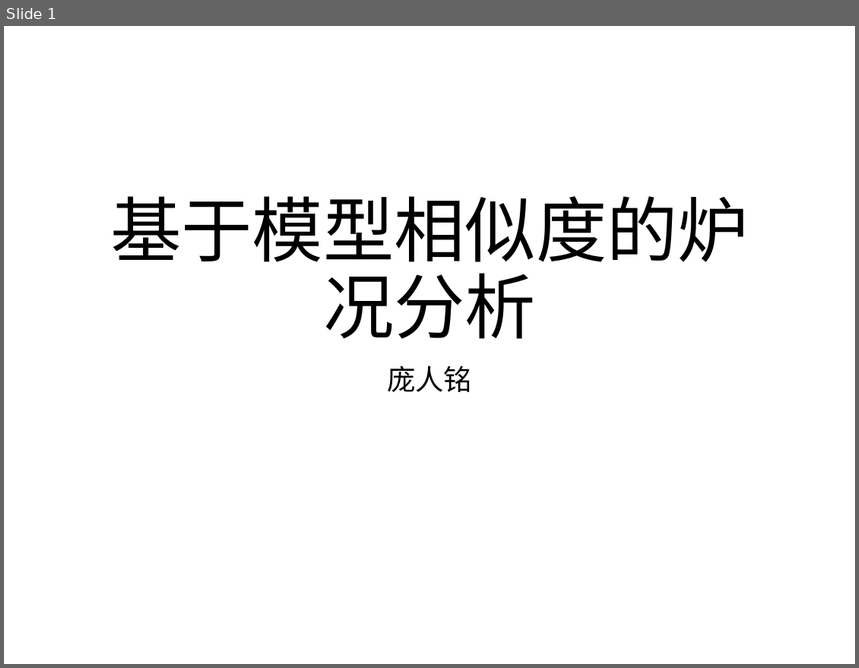
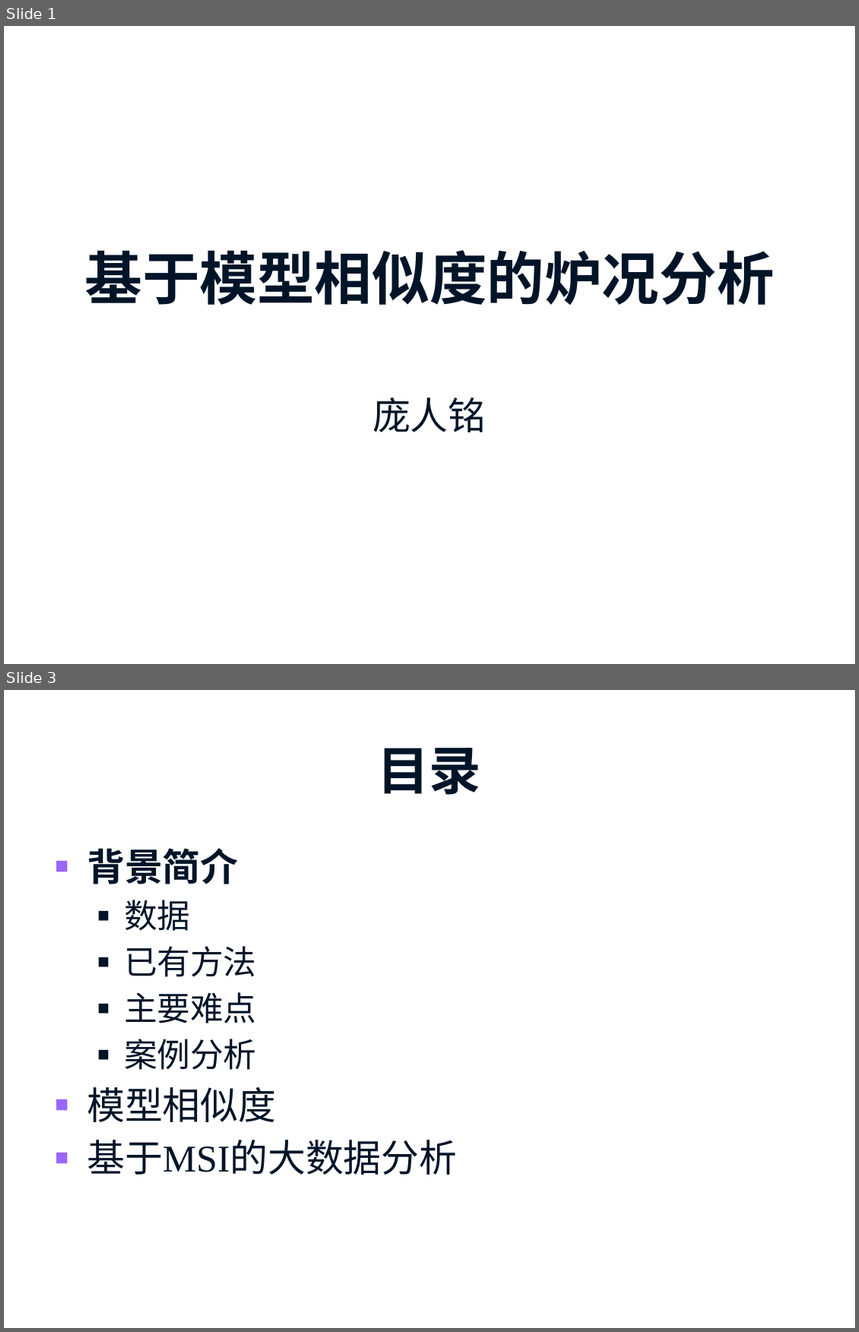
Before and after one commit to prm10/paper, a slide deck: presentation/msi.pptx. Shown one above the other, each under a label of ours: slide 1 before the commit, slides 1 and 3 after it; the slides between them are not shown. The pictures are 859x668 and 859x1332 pixels, drawn with LibreOffice and Linux fonts; fonts in the diff are those of the drawing; background and template pictures are left out. Boxes give left, top, right and bottom in pixels: in the first picture for what was removed or moved away, otherwise in the second. Text is boxed around its words. In the diff, an @@ line names an element or a change of style, - is before the commit and + after.

```diff
--- a/presentation/msi.pptx
+++ b/presentation/msi.pptx
@@ slide 3 added at bbox=[4, 690, 855, 1328], background #FFFFFF @@
@@ title added at bbox=[377, 748, 481, 795], 44 pt, text #001428, bold @@
+目录
@@ text added at bbox=[87, 848, 457, 1175], 32 pt, text #001428 @@
+■ 背景简介
+  ■ 数据
+  ■ 已有方法
+  ■ 主要难点
+  ■ 案例分析
+■ 模型相似度
+■ 基于MSI的大数据分析
@@ slide 1 changed as well @@
@@ title "基于模型相似度的炉况分析": place and size @@
-title "基于模型相似度的炉况分析" at bbox=[110, 196, 749, 339]
+title "基于模型相似度的炉况分析" at bbox=[85, 250, 774, 305]
@@ title "基于模型相似度的炉况分析" at bbox=[85, 250, 774, 305]: size 60 to 48.6 pt, font Calibri to Times New Roman, text colour #000000 to #001428, bold on; line spacing 0.9 to 1; vertical alignment bottom to middle @@
@@ subtitle "庞人铭": place and size @@
-subtitle "庞人铭" at bbox=[387, 366, 472, 392]
+subtitle "庞人铭" at bbox=[373, 398, 486, 433]
@@ subtitle "庞人铭" at bbox=[373, 398, 486, 433]: size 24 to 32 pt, font Calibri to Times New Roman, text colour #000000 to #001428; line spacing 0.9 to 1; less space between paragraphs @@
```
Also in this commit, not shown: 20 other slides changed, 8 other slides added, 1 slide removed, 1 other file.
